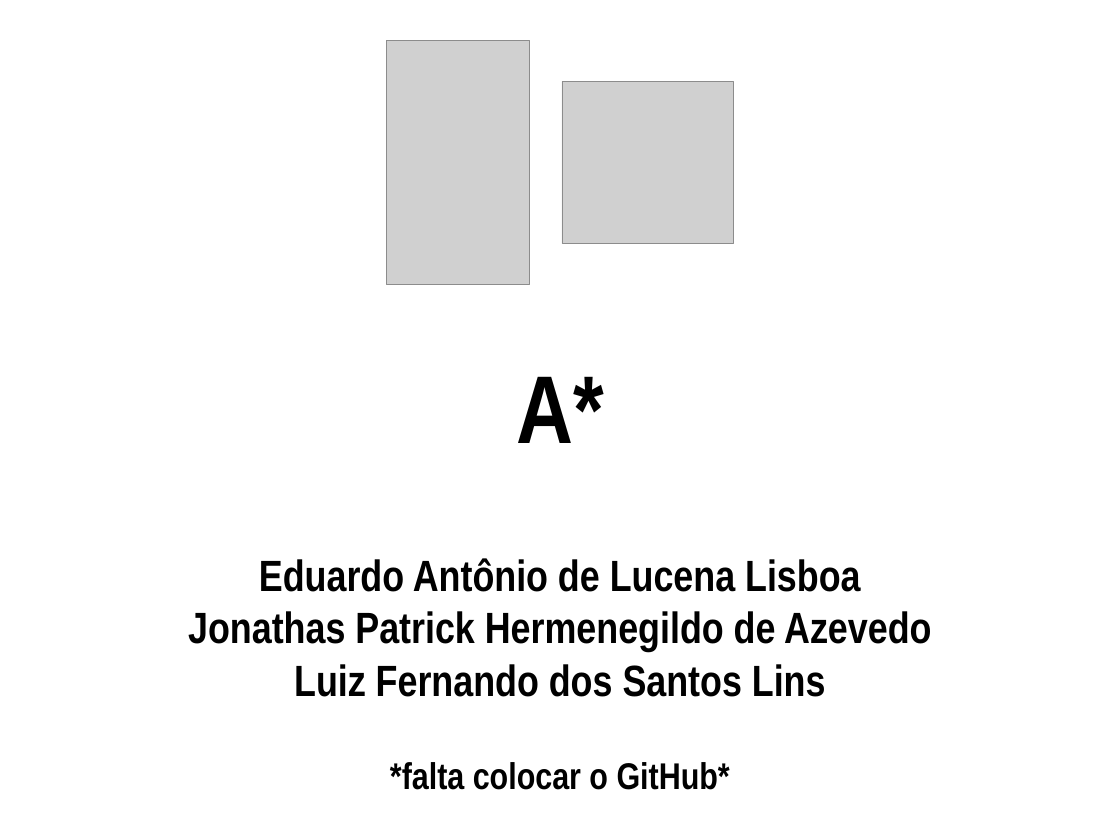
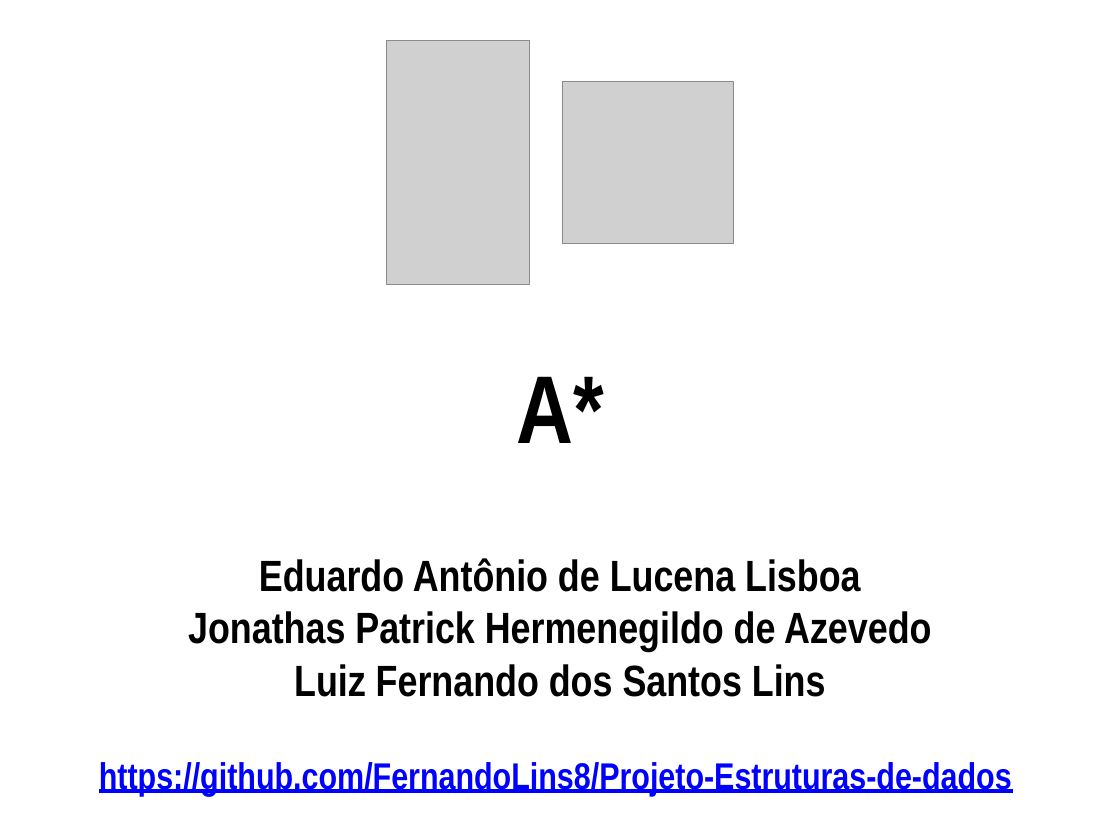
Before and after one commit to EduardoLisboa/Projeto-Estruturas-de-dados, a slide deck: slide 1 of Seminário - A Star/A Star.pptx. Drawn at 1120x840 pixels with LibreOffice and Linux fonts; fonts in the diff are those of the drawing; grey boxes stand for pictures. Boxes give left, top, right and bottom in pixels: in the first picture for what was removed or moved away, otherwise in the second. Text is boxed around its words. In the diff, an @@ line names an element or a change of style, - is before the commit and + after.

Commit message:
Inserção do link do GitHub.

```diff
--- a/Seminário - A Star/A Star.pptx
+++ b/Seminário - A Star/A Star.pptx
@@ text at bbox=[99, 762, 1012, 796]: text changed; text colour #000000 to #0000FF @@
-*falta colocar o GitHub*
+https://github.com/FernandoLins8/Projeto-Estruturas-de-dados
```
